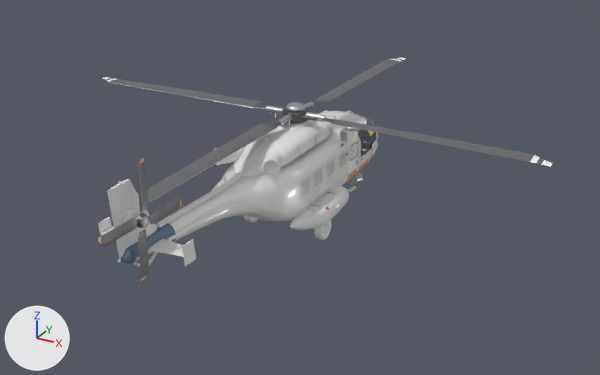
The glTF model Assets/Rotorcraft/Models/Aircraft/northstar_175.gltf, before and after one commit.
One viewpoint serves both versions: a camera (50 mm lens) standing at (11.3, -20.27, 11.36) and looking at (0.91, -1.39, 1.91). Arrows for +X, +Y and +Z are at lower left; the lights stay in place. The picture after the commit comes second. Where no turn or scale is listed for an object, it has been applied to the vertices. Vertices at exactly the same position are counted once.

Names of what the first picture shows: 'Fuselage (game)', 'blades skin (game)', 'body skin (game)', 'tail_rotor skin (game)' and 7 more.
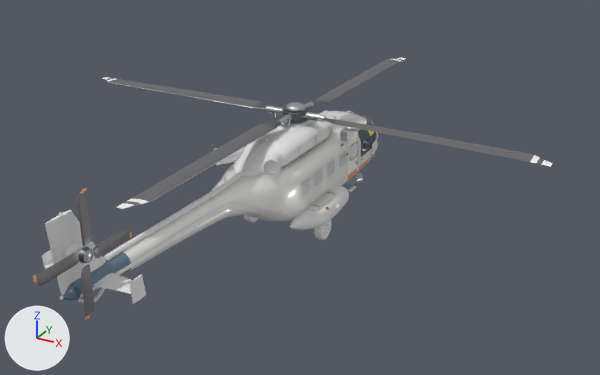
Edits to the bpy script that builds the scene:
```text
Change me_body_skin__game:
    used by ob_body_skin__game; location = (0.0, 0.0, 0.0)
    remove me_body_skin__game.from_pydata(...)  # 20008 vertices, 36780 faces; spans x -1.66..1.66, y -8.17..4.95, z 0.0..4.25
    add me_body_skin__game.from_pydata(...)  # 20008 vertices, 36780 faces; spans x -1.66..1.66, y -9.97..4.95, z 0.0..4.25
    me_body_skin__game part 1: the loose piece of 290 vertices spanning x -0.09..0.09, y -8.17..-6.55, z 2.55..4.25 is moved by (0.0, -1.8, 0.0)
    me_body_skin__game part 2: the loose piece of 202 vertices spanning x -1.2..-0.2, y -7.32..-6.7, z 2.46..2.59 is moved by (0.0, -1.8, 0.0)
    me_body_skin__game part 3: the loose piece of 66 vertices spanning x -1.22..-1.18, y -7.28..-6.8, z 2.3..2.82 is moved by (0.0, -1.8, 0.0)
    me_body_skin__game part 4: the loose piece of 202 vertices spanning x 0.2..1.2, y -7.32..-6.7, z 2.46..2.59 is moved by (0.0, -1.8, 0.0)
    me_body_skin__game part 5: the loose piece of 66 vertices spanning x 1.18..1.22, y -7.28..-6.8, z 2.3..2.82 is moved by (0.0, -1.8, 0.0)
    me_body_skin__game part 6: the loose piece of 132 vertices spanning x -0.04..0.04, y -7.52..-6.58, z 1.91..2.25 is moved by (0.0, -1.8, 0.0)
    me_body_skin__game part 7: the loose piece of 222 vertices spanning x -0.06..0.3, y -7.86..-7.34, z 3.2..3.6 is moved by (0.0, -1.8, 0.0)
    me_body_skin__game part 8: 457 of 20008 vertices moved; they spanned x -0.39..0.39, y -7.7..-4.33, z 2.34..2.82 and now span x -0.39..0.39, y -9.5..-4.36, z 2.34..2.82; mean shift (0.0, -1.16, 0.0); largest move (0.23, -7.54, 2.47) -> (0.23, -9.34, 2.47)
    other edits to the shape of me_body_skin__game do not show in these pictures
Change me_fuselage__game:
    used by ob_fuselage__game; location = (0.0, 0.0, 0.0)
    remove me_fuselage__game.from_pydata(...)  # 4840 vertices, 9460 faces; spans x -1.1..1.1, y -7.95..4.88, z 0.76..2.74
    add me_fuselage__game.from_pydata(...)  # 4840 vertices, 9460 faces; spans x -1.1..1.1, y -9.75..4.88, z 0.76..2.74
    me_fuselage__game part 9: 1170 of 4840 vertices moved; they spanned x -0.39..0.39, y -7.95..-4.35, z 1.97..2.74 and now span x -0.39..0.39, y -9.75..-4.4, z 1.97..2.74; mean shift (0.0, -1.37, 0.0); largest move (0.24, -7.11, 2.46) -> (0.23, -8.91, 2.52)
    me_fuselage__game part 10: 81 kept faces spanning x -0.32..0.31, y -9.24..-5.38, z 2.21..2.74 get new vertex colours
Change ob_tail_rotor_skin__game:
    ob_tail_rotor_skin__game.location: (0.42, -7.6, 3.4) -> (0.42, -9.4, 3.4)
```

Location of each change, [x1, y1, x2, y2] in pixels of the pictures (600 x 375 px; the box of a moved part takes in the faces that stretch with it):
'body skin (game)', reshaped (20% wider, 24% taller)
    before: [98, 111, 378, 267]
    after: [42, 111, 378, 304]
'Fuselage (game)', reshaped (22% wider, 24% taller)
    before: [120, 111, 377, 264]
    after: [62, 111, 377, 301]
'tail_rotor skin (game)', moved
    before: [98, 158, 182, 281]
    after: [33, 188, 132, 320]
part 1 of me_body_skin__game, moved or reshaped
    before: [107, 179, 157, 258]
    after: [45, 210, 106, 296]
part 2 of me_body_skin__game, moved or reshaped (mostly hidden)
    before: [101, 226, 114, 235]
    after: [44, 260, 54, 268]
part 3 of me_body_skin__game, moved or reshaped
    before: [98, 217, 112, 236]
    after: [42, 250, 53, 269]
part 4 of me_body_skin__game, moved or reshaped
    before: [148, 239, 184, 257]
    after: [93, 273, 132, 294]
part 5 of me_body_skin__game, moved or reshaped
    before: [182, 239, 196, 266]
    after: [130, 274, 146, 304]
part 6 of me_body_skin__game, moved or reshaped
    before: [134, 252, 158, 267]
    after: [79, 288, 105, 303]
part 7 of me_body_skin__game, moved or reshaped
    before: [122, 209, 141, 223]
    after: [64, 242, 85, 258]
part 8 of me_body_skin__game, moved or reshaped
    before: [135, 188, 228, 261]
    after: [79, 188, 228, 298]
part 9 of me_fuselage__game, moved or reshaped
    before: [120, 194, 230, 264]
    after: [62, 194, 230, 301]
part 10 of me_fuselage__game, recoloured
    before: [138, 228, 193, 252]
    after: [153, 247, 165, 257]
